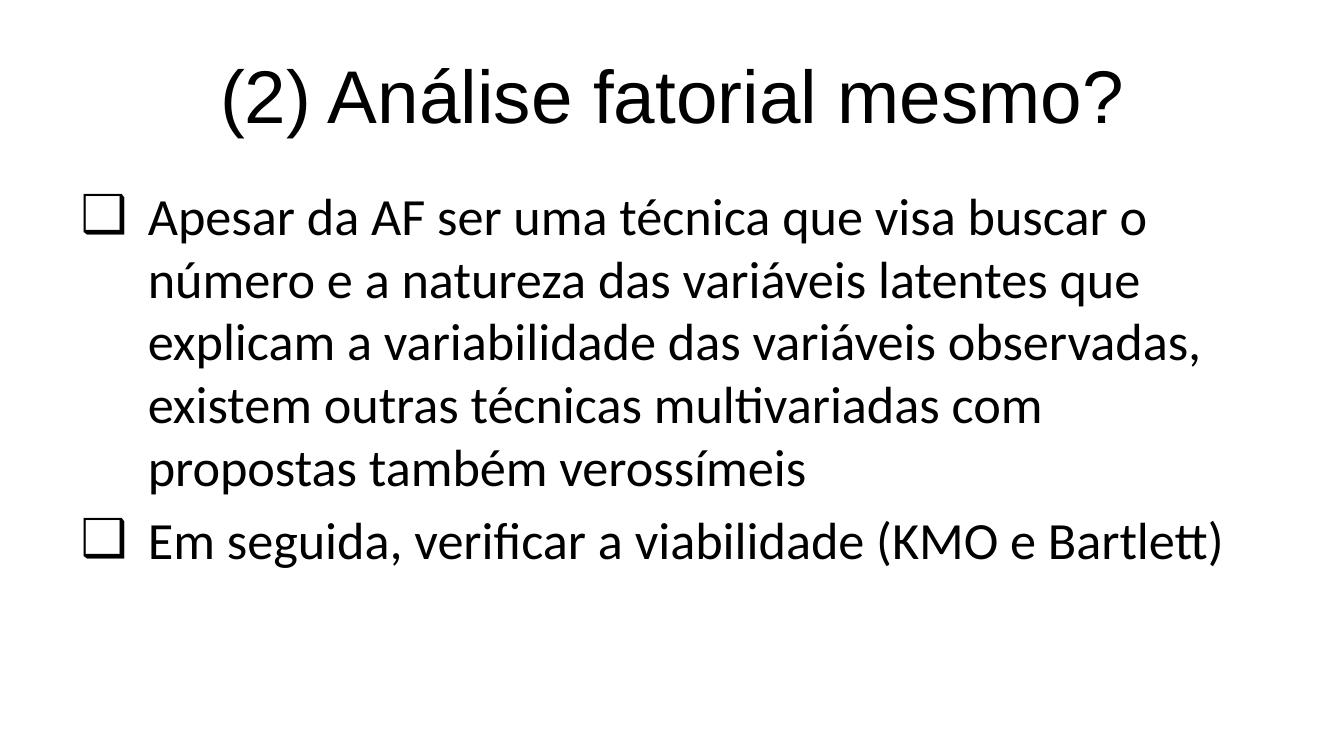
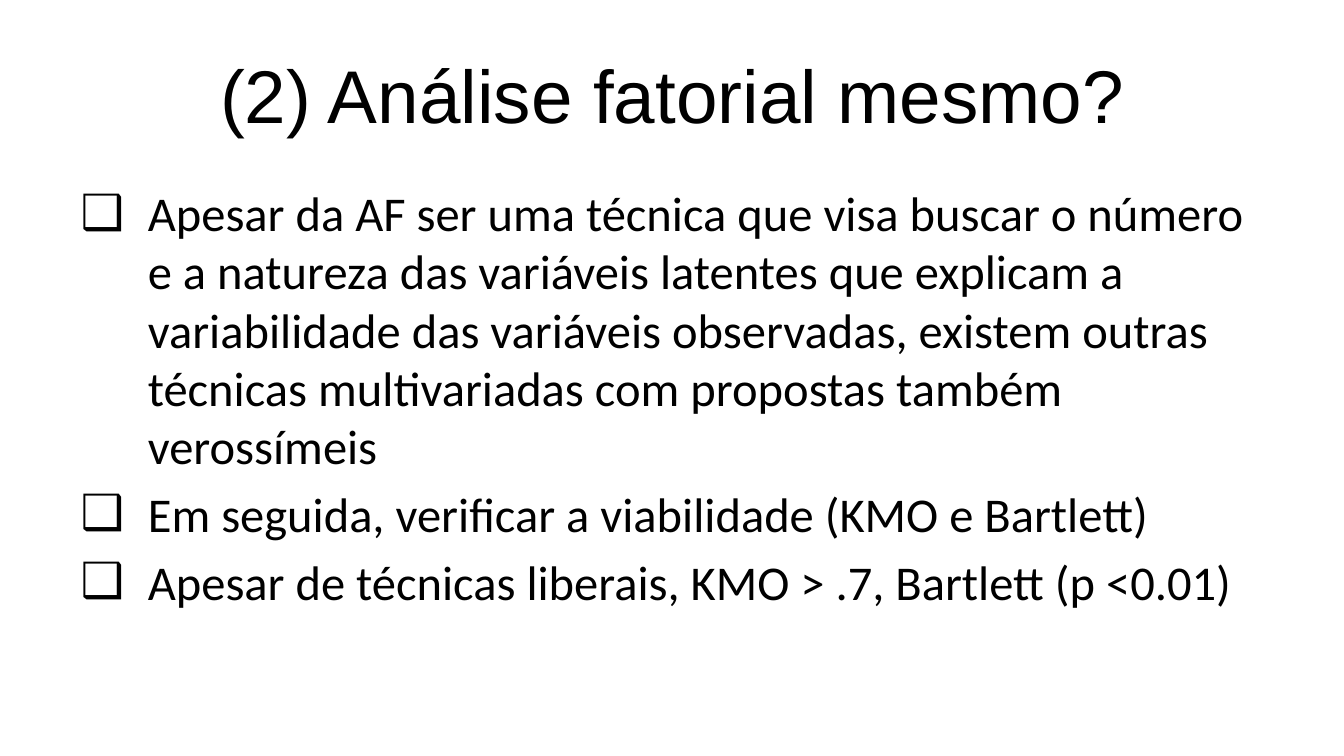
Before and after one commit to anovabr/psicometria_aplicada, a slide deck: slide 38 of slides/Aula 3 - A proposta da EFA.pptx (slide 24 before the commit). Drawn at 1344x756 pixels with LibreOffice and Linux fonts; fonts in the diff are those of the drawing; background and template pictures are left out. Boxes give left, top, right and bottom in pixels: in the first picture for what was removed or moved away, otherwise in the second. Text is boxed around its words. In the diff, an @@ line names an element or a change of style, - is before the commit and + after.

```diff
--- a/slides/Aula 3 - A proposta da EFA.pptx
+++ b/slides/Aula 3 - A proposta da EFA.pptx
@@ text at <box>148,197,1243,541</box>: size 28 to 26 pt in "Apesar da AF ser uma técnica que ...", "Em seguida, verificar a viabilidade (KMO e ..." @@
@@ text at <box>148,564,1231,608</box>: paragraph added @@
+❑ Apesar de técnicas liberais, KMO > .7, Bartlett (p <0.01)
```
Also in this commit, not shown: 17 other slides changed, 16 slides added, 25 slides removed, 3 other files.
